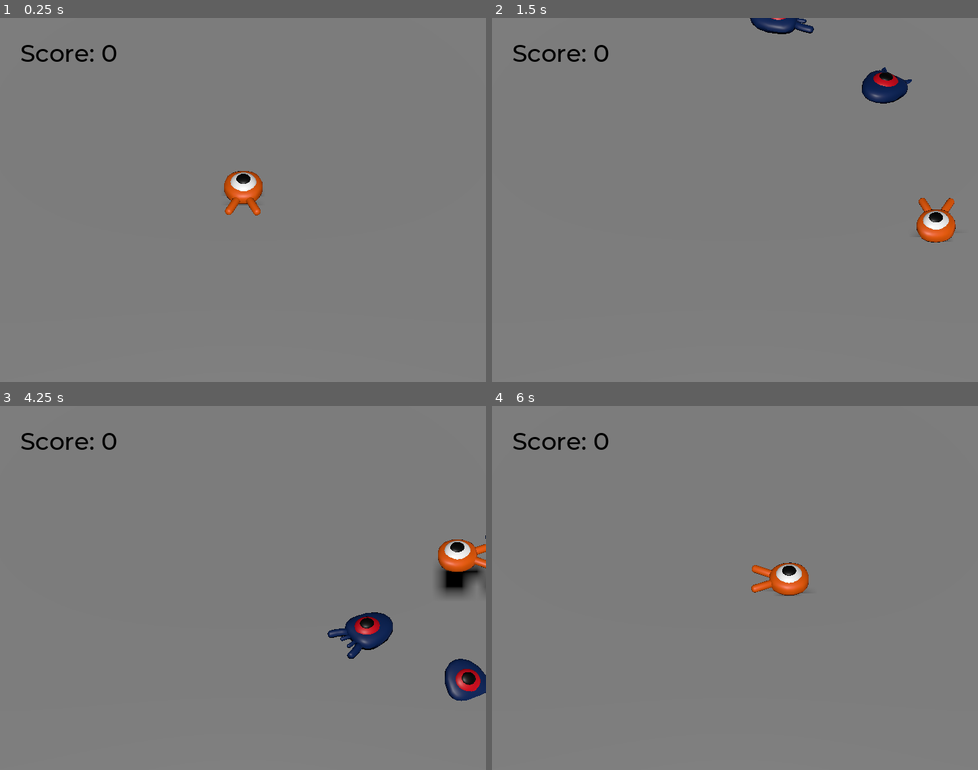
Above: before the commit, frames 1-4 (two rows, left to right).
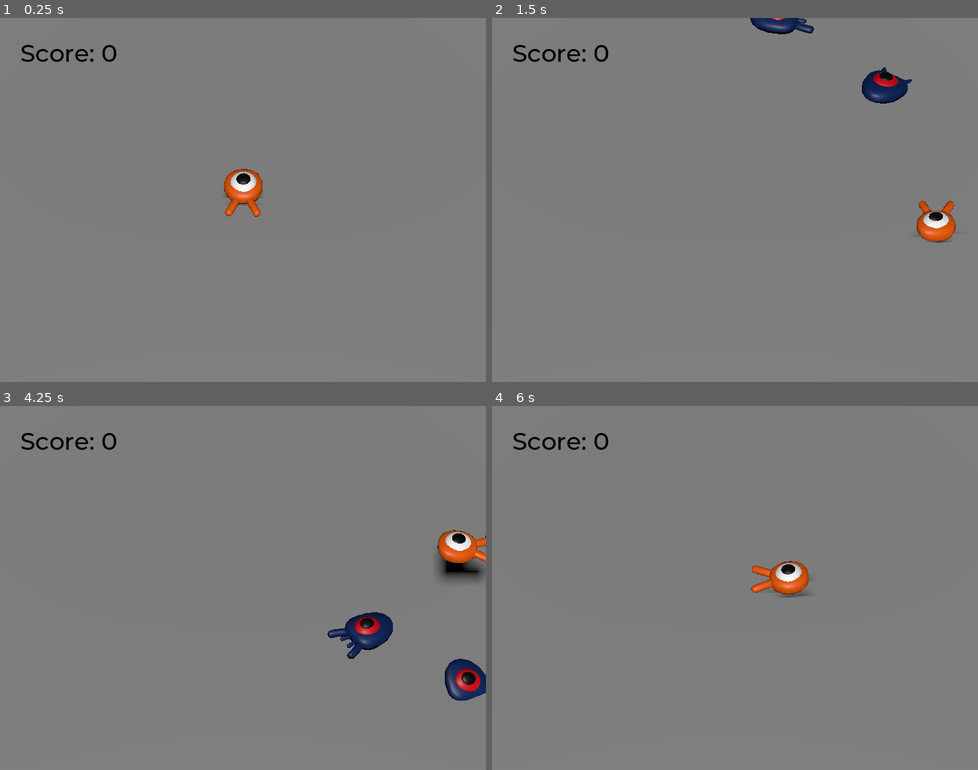
Above: after the commit, the same moments.

Repository: MovaUA/godot-squash-the-creep-3d
Game: Godot game, scene res://main.tscn
Same seed, same stepped clock (60 frames per second), same inputs: the game is played once before the commit and once after it.
Inputs:
- Up to frame 1 (0.25 s): no input
- Up to frame 2 (1.5 s): tap Enter (ui_accept) at 0.5 s; hold Right (move_right) 0.53-1.28 s; tap Space (jump) at 0.77 s; hold Down (move_back) from 1.28 s (still down)
- Up to frame 3 (4.25 s): tap Space (jump) at 1.52, 3.02, 3.77 s; release Down (move_back) at 2.03 s; hold Right (move_right) 2.03-2.78 s; hold Up (move_forward) 2.78-3.53 s; hold Left (move_left) from 3.53 s (still down)
- Up to frame 4 (6 s): tap Space (jump) at 4.52 s; release Left (move_left) at 5.03 s; hold Down (move_back) 5.03-5.78 s; tap Enter (ui_accept) at 5.75 s; hold Right (move_right) from 5.78 s (still down)

The runs differ from the first frame. In frame 1, 0.1% of the frame differs, in the area x 46-55%, y 41-55%; in frame 2, 0.2%; in frame 3, 1.2%, in the area x 90-100%, y 34-53%; in frame 4, 0.2%.

Commit message:
use animation editor

Diff:
--- a/player.tscn
+++ b/player.tscn
@@ -10,6 +10,69 @@
 height = 0.2
 radius = 1.2
 
+[sub_resource type="Animation" id="Animation_7xjmm"]
+length = 1.2
+loop_mode = 1
+tracks/0/type = "value"
+tracks/0/imported = false
+tracks/0/enabled = true
+tracks/0/path = NodePath("Pivot/Character:position")
+tracks/0/interp = 1
+tracks/0/loop_wrap = true
+tracks/0/keys = {
+"times": PackedFloat32Array(0.3, 0.7, 1.2),
+"transitions": PackedFloat32Array(0.406126, 2.14355, 1),
+"update": 0,
+"values": [Vector3(0, 0, 0), Vector3(2.08165e-12, 0.65, 2.08165e-12), Vector3(2.08165e-12, 0.35, 2.08165e-12)]
+}
+tracks/1/type = "value"
+tracks/1/imported = false
+tracks/1/enabled = true
+tracks/1/path = NodePath("Pivot/Character:rotation")
+tracks/1/interp = 1
+tracks/1/loop_wrap = true
+tracks/1/keys = {
+"times": PackedFloat32Array(0.1, 0.5, 1.2),
+"transitions": PackedFloat32Array(0.435275, 2.14355, 1),
+"update": 0,
+"values": [Vector3(0, 0, 0), Vector3(0.139626, 3.48787e-16, 3.48787e-16), Vector3(-0.15708, 3.48787e-16, 3.48787e-16)]
+}
+
+[sub_resource type="Animation" id="Animation_wf2mc"]
+resource_name = "float"
+length = 1.2
+loop_mode = 1
+tracks/0/type = "value"
+tracks/0/imported = false
+tracks/0/enabled = true
+tracks/0/path = NodePath("Pivot/Character:position")
+tracks/0/interp = 1
+tracks/0/loop_wrap = true
+tracks/0/keys = {
+"times": PackedFloat32Array(0),
+"transitions": PackedFloat32Array(1),
+"update": 0,
+"values": [Vector3(0, 0, 0)]
+}
+tracks/1/type = "value"
+tracks/1/imported = false
+tracks/1/enabled = true
+tracks/1/path = NodePath("Pivot/Character:rotation")
+tracks/1/interp = 1
+tracks/1/loop_wrap = true
+tracks/1/keys = {
+"times": PackedFloat32Array(0),
+"transitions": PackedFloat32Array(1),
+"update": 0,
+"values": [Vector3(0, 0, 0)]
+}
+
+[sub_resource type="AnimationLibrary" id="AnimationLibrary_hk8jp"]
+_data = {
+"RESET": SubResource("Animation_7xjmm"),
+"float": SubResource("Animation_wf2mc")
+}
+
 [node name="Player" type="CharacterBody3D"]
 collision_mask = 6
 script = ExtResource("1_ck66d")
@@ -17,6 +80,7 @@
 [node name="Pivot" type="Node3D" parent="."]
 
 [node name="Character" parent="Pivot" instance=ExtResource("1_q4obg")]
+transform = Transform3D(1, -4.03349e-16, 3.44493e-16, 3.44493e-16, 0.987688, 0.156434, -4.03349e-16, -0.156434, 0.987688, 2.08165e-12, 0.35, 2.08165e-12)
 
 [node name="CollisionShape3D" type="CollisionShape3D" parent="."]
 transform = Transform3D(1, 0, 0, 0, 1, 0, 0, 0, 1, 0, 0.0696533, 0)
@@ -31,4 +95,10 @@
 transform = Transform3D(1, 0, 0, 0, 1, 0, 0, 0, 1, 2.08165e-12, 0.1, 2.08165e-12)
 shape = SubResource("CylinderShape3D_wp3r0")
 
+[node name="AnimationPlayer" type="AnimationPlayer" parent="."]
+libraries = {
+"": SubResource("AnimationLibrary_hk8jp")
+}
+autoplay = "RESET"
+
 [connection signal="body_entered" from="MobDetector" to="." method="_on_mob_detector_body_entered"]
Not shown: 1 places in player.tscn that only renumber resources
